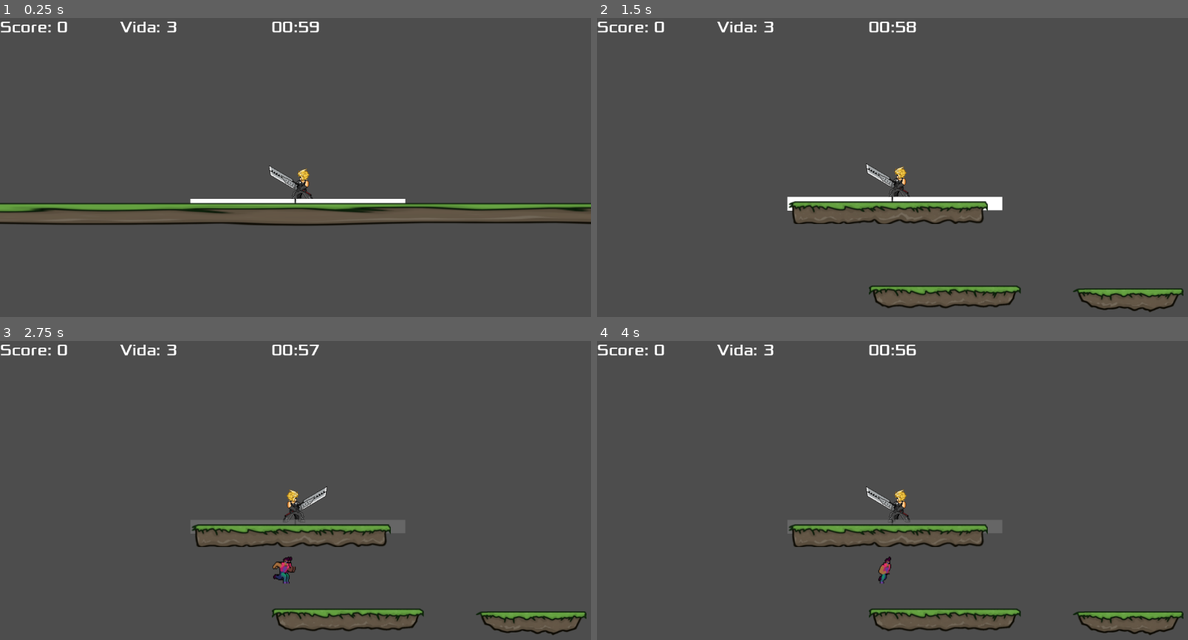
Above: before the commit, frames 1-4 (two rows, left to right).
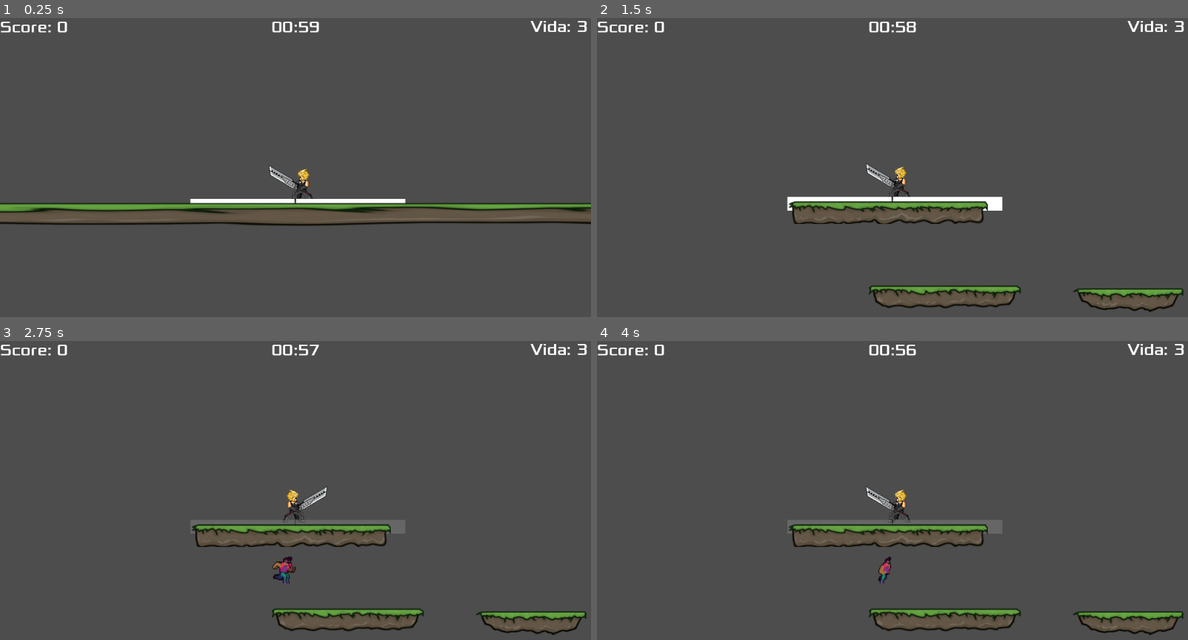
Above: after the commit, the same moments.

Repository: Jean-Lucca/GameDev-PUCRS-202501
Game: Godot game, scene res://Main.tscn
Two runs of this game, one before a commit and one after it. Both use one fixed random seed, a clock stepped at 60 frames per second and the inputs below. The engine's default icon, where the game draws it, is replaced by a stand-in: a white triangle on a blue panel in a dark square.
Inputs (mouse positions are in pixels of both pictures, inside the frame that each line leads up to):
- Up to frame 1 (0.25 s): no input
- Up to frame 2 (1.5 s): tap Enter at 0.5 s; move the mouse to (1022, 167) at 0.52 s; press the mouse at (1022, 167) at 0.53 s; hold D (right) 0.53-1.28 s; tap Space at 1.25 s; move the mouse to (774, 200) at 1.27 s; release the mouse at (774, 200) at 1.28 s; hold S (down) from 1.28 s (still down); tap 2 (go_to_level_2) at 1.35 s
- Up to frame 3 (2.75 s): tap Enter at 2 s; move the mouse to (354, 433) at 2.02 s; release S (down) at 2.03 s; press the mouse at (354, 433) at 2.03 s; hold D (right) from 2.03 s (still down)
- Up to frame 4 (4 s): move the mouse to (862, 574) at 2.77 s; release D (right) at 2.78 s; release the mouse at (862, 574) at 2.78 s; hold W (up) 2.78-3.53 s; tap 2 (go_to_level_2) at 2.85 s; move the mouse to (1069, 556) at 3.52 s; press the mouse at (1069, 556) at 3.53 s; hold A (left) from 3.53 s (still down)

The runs differ from the first frame. In frame 1, 0.3% of the frame differs, in the area x 20-100%, y 0-5%; in frame 2, 0.3%, in the area x 20-100%, y 0-65%; in frame 3, 0.3%; in frame 4, 0.3%.

Commit message:
correção da posição da barra

Diff:
--- a/Main.tscn
+++ b/Main.tscn
@@ -24,9 +24,10 @@
 script = ExtResource("3_fos0i")
 
 [node name="Vida" type="Label" parent="HUD" groups=["HUD"]]
-offset_left = 234.0
-offset_right = 366.0
-offset_bottom = 37.0
+offset_left = 1034.0
+offset_top = -1.0
+offset_right = 1166.0
+offset_bottom = 36.0
 theme_override_fonts/font = ExtResource("8_trn2v")
 theme_override_font_sizes/font_size = 30
 text = "Vida: 3"
--- a/Player/AnimPlayer.gd
+++ b/Player/AnimPlayer.gd
@@ -43,17 +43,13 @@
 		is_attacking = true
 
 		if enemy_hit:
-			print("Hit enemy: ", enemy_hit.name)
 			get_tree().call_group("HUD", "update_score")
 			hit_sound.play()
 			var old_x = global_position.x
 			var enemy_x = enemy_hit.global_position.x
 			enemy_hit.die()
-
-			# Move player to enemy's X position (only X)
 			global_position.x = move_toward(global_position.x, enemy_x, 1500 * delta)
 
-			# Calculate how much the player moved
 			var delta_x = enemy_x + old_x
 			push_enemies_back(enemy_x, delta_x)
 		else:
@@ -73,7 +69,6 @@
 		else:
 			enemy.global_position.x += push_distance
 
-		print("Pushed enemy: ", enemy.name, " to x: ", enemy.global_position.x)
 		enemy.startMoving()
 
 
--- a/Player/AnimPlayer.tscn
+++ b/Player/AnimPlayer.tscn
@@ -164,7 +164,7 @@
 scale = Vector2(0.748555, 0.766667)
 sprite_frames = SubResource("SpriteFrames_efikj")
 animation = &"left"
-frame_progress = 0.449678
+frame_progress = 0.486883
 flip_h = true
 
 [node name="CollisionShape2D" type="CollisionShape2D" parent="."]
@@ -185,7 +185,7 @@
 offset_left = 1.0
 offset_top = 21.0
 offset_right = 41.0
-offset_bottom = 61.0
+offset_bottom = 62.0
 scale = Vector2(5.32738, 0.655998)
 
 [node name="EnemyRangeBarLeft" type="ColorRect" parent="."]
--- a/mob.tscn
+++ b/mob.tscn
@@ -160,7 +160,7 @@
 [node name="AnimatedSprite2D" type="AnimatedSprite2D" parent="."]
 sprite_frames = SubResource("SpriteFrames_cixyi")
 animation = &"walk_left"
-frame_progress = 0.548595
+frame_progress = 0.255055
 
 [node name="CollisionShape2D" type="CollisionShape2D" parent="."]
 position = Vector2(1, 4)
